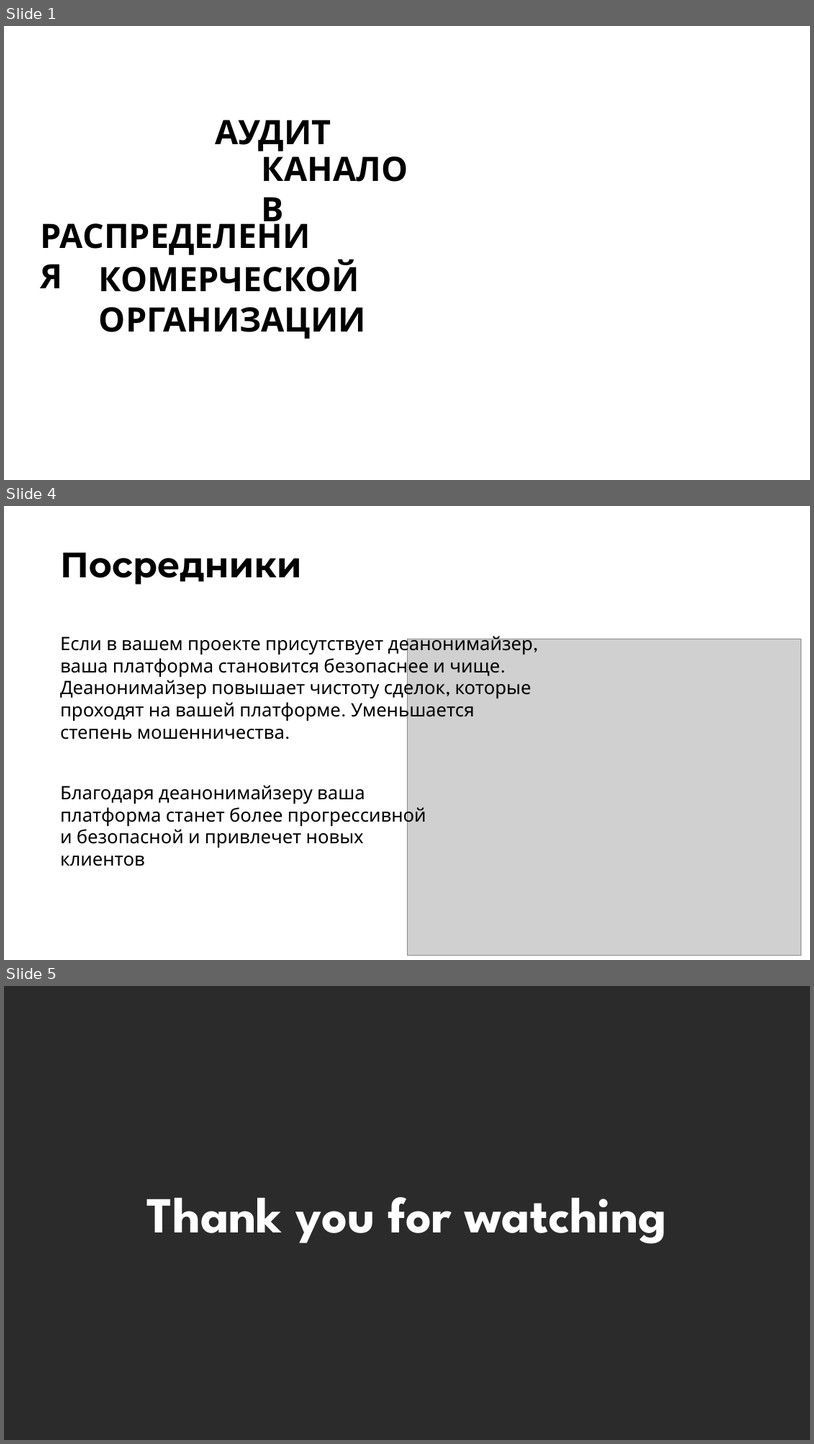
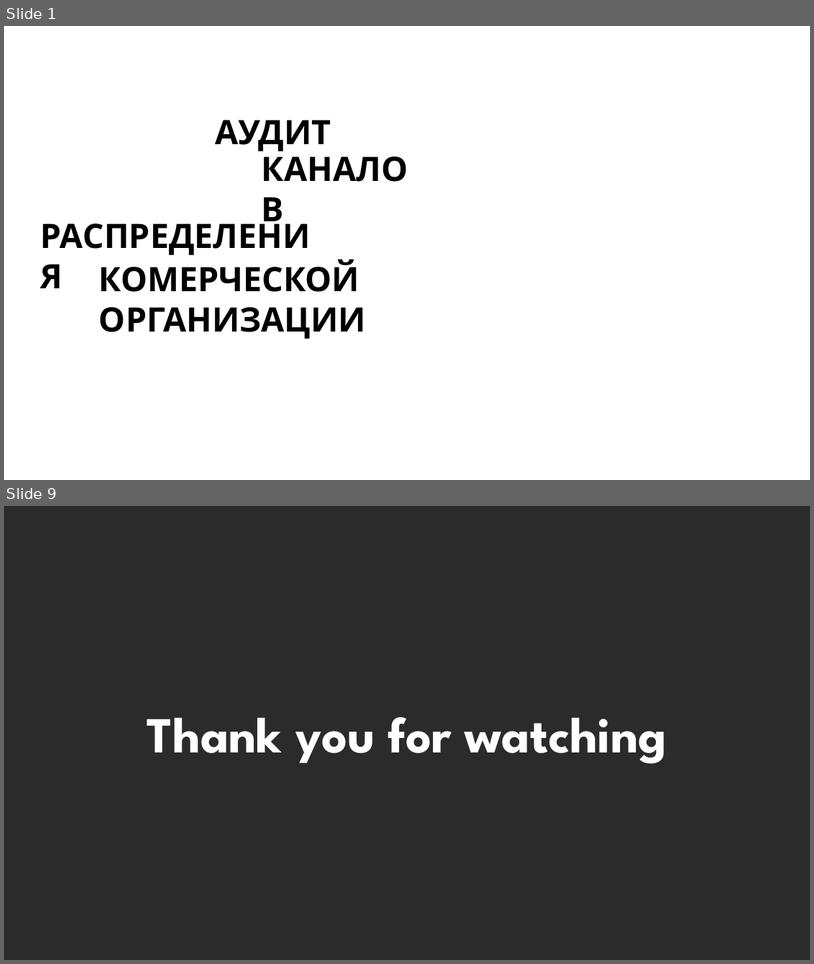
Before and after one commit to kharbacheuski/BSUIR_LABS, a slide deck: 5_term/МППиУ/SOFT_FX_PRES_5.pptx. Shown one above the other, each under a label of ours: slides 1, 4 and 5 before the commit, slides 1 and 9 after it; the slides between them are not shown. The pictures are 814x1444 and 814x964 pixels, drawn with LibreOffice and Linux fonts; fonts in the diff are those of the drawing; grey boxes stand for pictures; background and template pictures are left out; a plain dark background stands for a picture behind light text. Boxes give left, top, right and bottom in pixels: in the first picture for what was removed or moved away, otherwise in the second. Text is boxed around its words. In the diff, an @@ line names an element or a change of style, - is before the commit and + after.

```diff
--- a/5_term/МППиУ/SOFT_FX_PRES_5.pptx
+++ b/5_term/МППиУ/SOFT_FX_PRES_5.pptx
@@ slide 4 removed at (x1=4, y1=506, x2=810, y2=960), background #FFFFFF @@
@@ title removed at (x1=60, y1=552, x2=302, y2=584) @@
-Посредники
@@ text removed at (x1=60, y1=633, x2=533, y2=739) @@
-Если в вашем проекте присутствует деанонимайзер, ваша платформа становится безопаснее и чище. Деанонимайзер повышает чистоту сделок, которые проходят на вашей платформе. Уменьшается степень мошенничества.
@@ picture removed at (x1=407, y1=639, x2=802, y2=955) @@
@@ text removed at (x1=60, y1=785, x2=427, y2=866) @@
-Благодаря деанонимайзеру ваша платформа станет более прогрессивной и безопасной и привлечет новых клиентов
@@ what was slide 5 is now slide 9 @@
```
Also in this commit, not shown: 7 slides added, 2 other slides removed, 1 other file.
